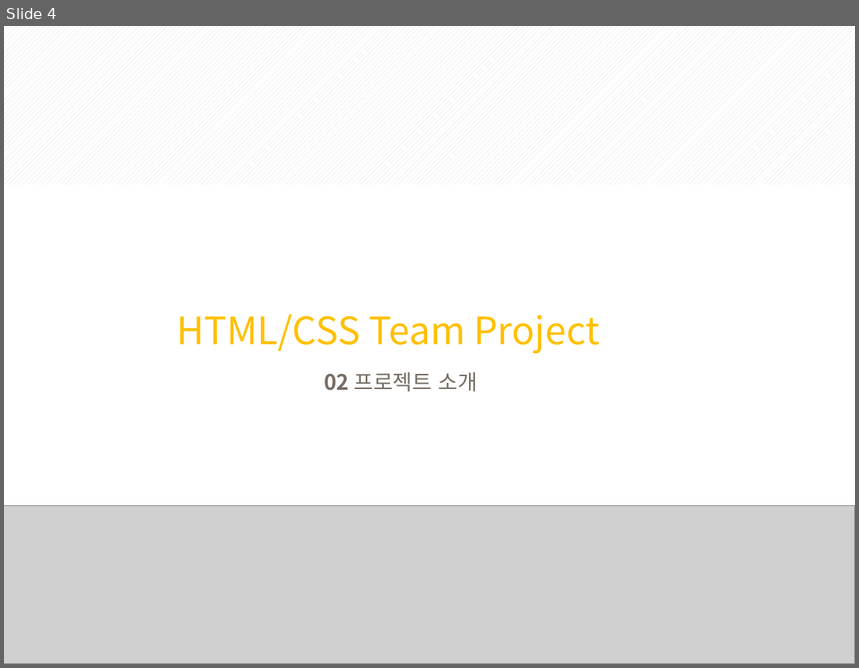
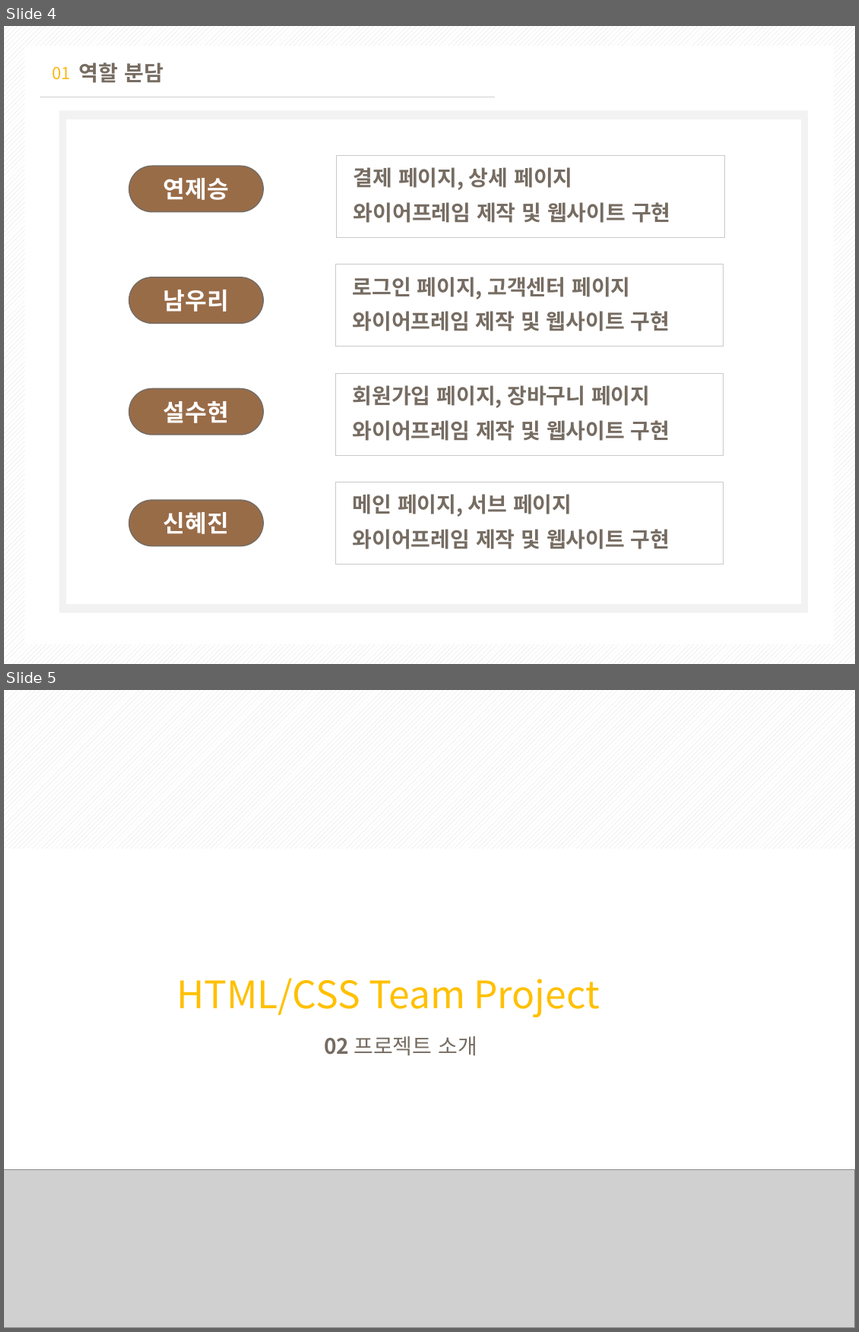
Before and after one commit to jeseung2/teamproject, a slide deck: pjt/teamPjt.pptx. Shown one above the other, each under a label of ours: slide 4 before the commit, slides 4 and 5 after it. The pictures are 859x668 and 859x1332 pixels, drawn with LibreOffice and Linux fonts; fonts in the diff are those of the drawing; grey boxes stand for pictures. Boxes give left, top, right and bottom in pixels: in the first picture for what was removed or moved away, otherwise in the second. Text is boxed around its words. In the diff, an @@ line names an element or a change of style, - is before the commit and + after.

```diff
--- a/pjt/teamPjt.pptx
+++ b/pjt/teamPjt.pptx
@@ slide 4 added at <box>4,26,855,664</box>, background pattern #D9D9D9 on #FFFFFF @@
@@ rectangle added at <box>25,46,834,645</box>, fill #FFFFFF @@
@@ text added at <box>53,66,71,80</box>, 14 pt, text gradient #FBB915 to #FDB814 @@
+01
@@ text added at <box>79,62,164,83</box>, 18 pt, text #766C62, bold @@
+역할 분담
@@ line added from (40, 97) to (494, 97), #D0CECE 0.25 pt @@
@@ rectangle added at <box>59,110,808,613</box>, fill #F2F2F2 @@
@@ rectangle added at <box>66,119,801,605</box>, fill #FFFFFF @@
@@ text added at <box>337,156,725,238</box>, outline #C9C9C9 0.75 pt, 18 pt, text #766C62, bold @@
+결제 페이지, 상세 페이지
+와이어프레임 제작 및 웹사이트 구현
@@ rounded rectangle added at <box>129,166,264,211</box>, fill #996C48, outline #766C62 1 pt, 20 pt, text #FFFFFF, bold @@
+연제승
@@ text added at <box>336,265,724,346</box>, outline #C9C9C9 0.75 pt, 18 pt, text #766C62, bold @@
+로그인 페이지, 고객센터 페이지
+와이어프레임 제작 및 웹사이트 구현
@@ rounded rectangle added at <box>129,277,264,323</box>, fill #996C48, outline #766C62 1 pt, 20 pt, text #FFFFFF, bold @@
+남우리
@@ rounded rectangle added at <box>129,389,264,435</box>, fill #996C48, outline #766C62 1 pt, 20 pt, text #FFFFFF, bold @@
+설수현
@@ text added at <box>336,373,724,455</box>, outline #C9C9C9 0.75 pt, 18 pt, text #766C62, bold @@
+회원가입 페이지, 장바구니 페이지
+와이어프레임 제작 및 웹사이트 구현
@@ rounded rectangle added at <box>129,500,264,546</box>, fill #996C48, outline #766C62 1 pt, 20 pt, text #FFFFFF, bold @@
+신혜진
@@ text added at <box>336,482,724,564</box>, outline #C9C9C9 0.75 pt, 18 pt, text #766C62, bold @@
+메인 페이지, 서브 페이지
+와이어프레임 제작 및 웹사이트 구현
@@ what was slide 4 is now slide 5 @@
```
Also in this commit, not shown: 4 slides changed, 5 other slides added.
